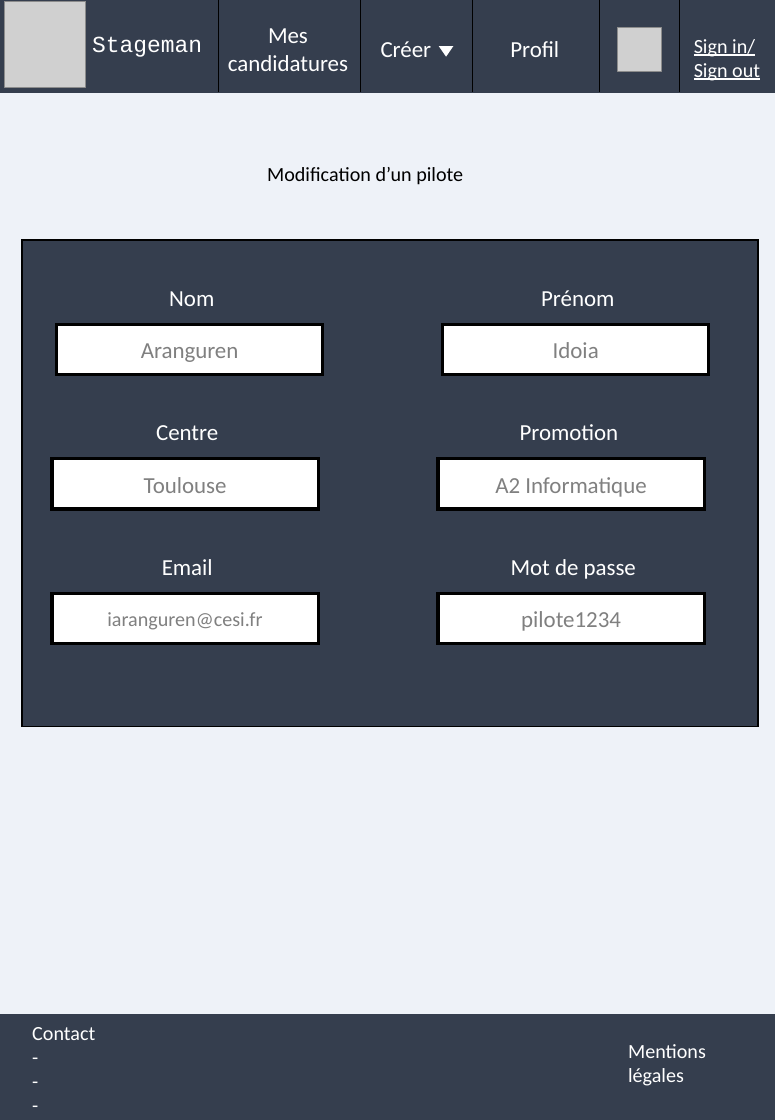
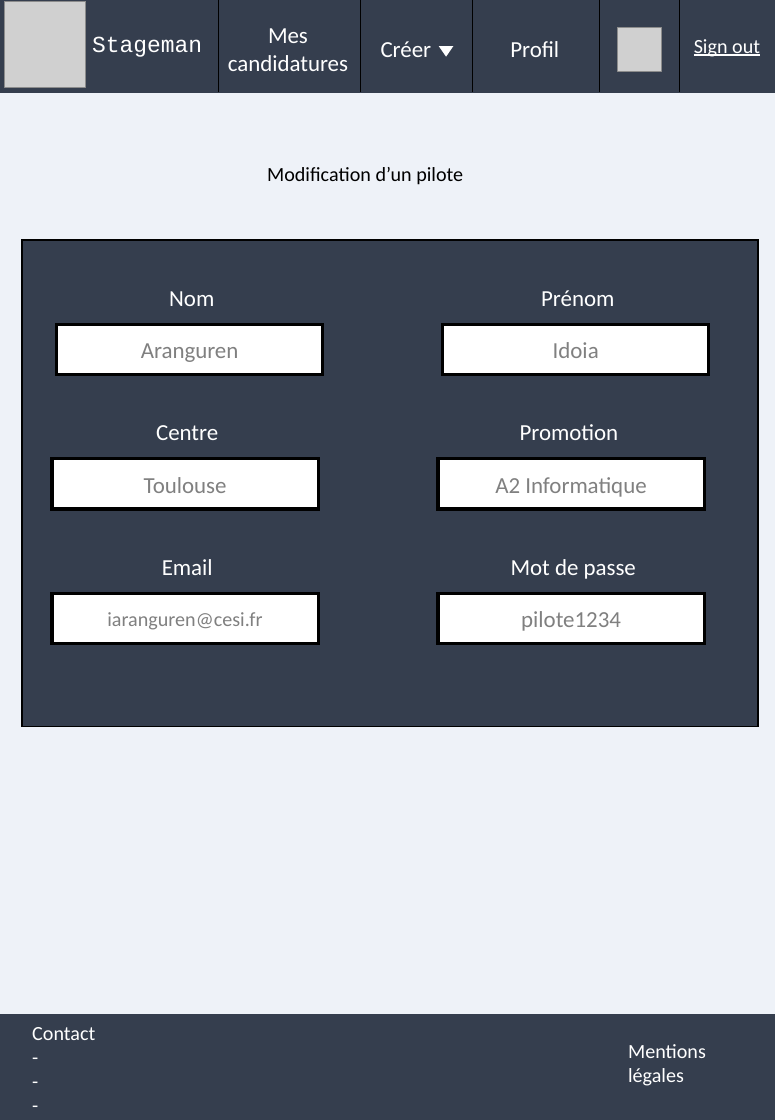
Before and after one commit to Xelkyo/web_project, a slide deck: slide 16 of Mockup.pptx. Drawn at 775x1120 pixels with LibreOffice and Linux fonts; fonts in the diff are those of the drawing; grey boxes stand for pictures. Boxes give left, top, right and bottom in pixels: in the first picture for what was removed or moved away, otherwise in the second. Text is boxed around its words. In the diff, an @@ line names an element or a change of style, - is before the commit and + after.

```diff
--- a/Mockup.pptx
+++ b/Mockup.pptx
@@ text at [694,39,760,57]: text changed @@
-Sign in/ Sign out
+Sign out
```
Also in this commit, not shown: 4 other slides changed, 1 slide added.
